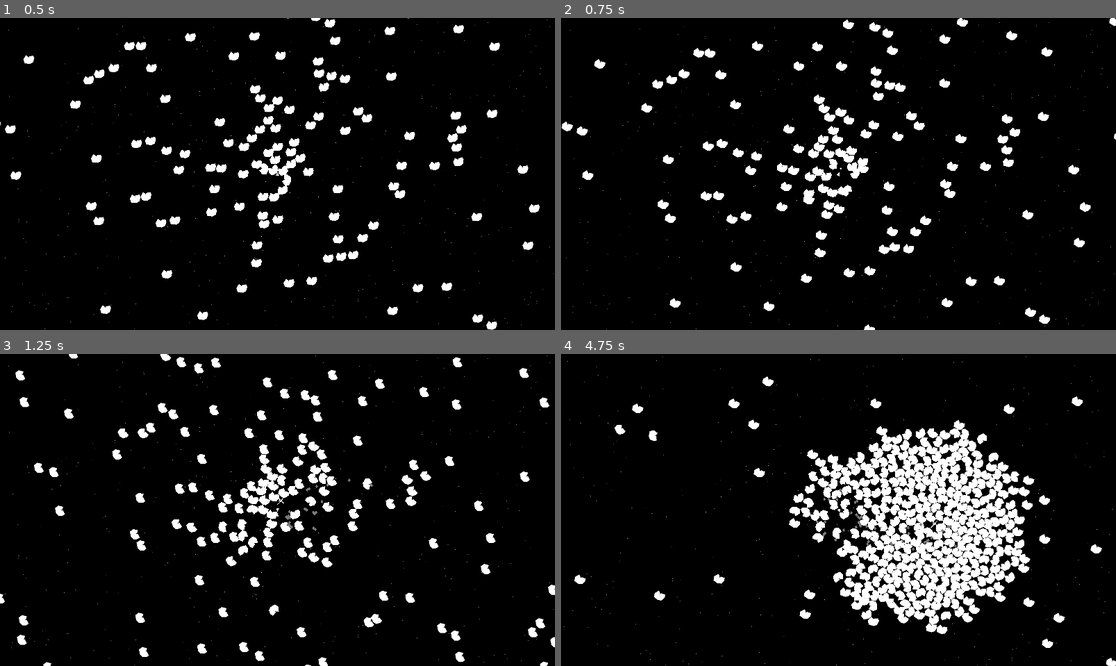
Above: before the commit, frames 1-4 (two rows, left to right).
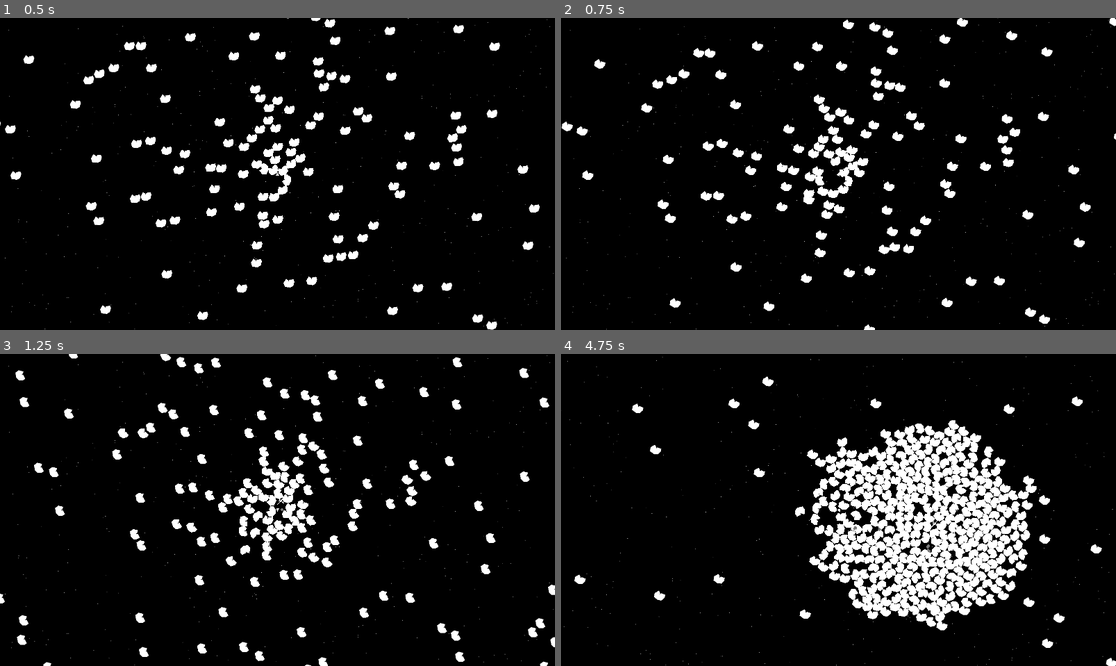
Above: after the commit, the same moments.

Repository: IQpierce/owl
Game: Godot game, scene res://scenes/big_wrapping_area.tscn
The game is run twice, just before and just after one commit, with the same random seed, the same clock (stepped at 60 frames per second) and the same inputs.
Inputs:
- Up to frame 1 (0.5 s): no input
- Up to frame 2 (0.75 s): hold Right (turn_right) from 0.53 s (still down); hold Space (shoot) from 0.53 s (still down)
- Up to frame 3 (1.25 s): keep holding Right (turn_right); keep holding Space (shoot)
- Up to frame 4 (4.75 s): release Right (turn_right) at 1.28 s; release Space (shoot) at 1.28 s; hold Left (turn_left) 1.28-2.03 s; tap Space (shoot) at 1.35, 2.85, 4.35 s; hold Right (turn_right) 2.03-2.78 s; hold Space (shoot) 2.03-2.78 s; hold Up (thrust) 2.78-3.53 s; hold Space (shoot) 3.53-4.28 s; hold Left (turn_left) from 3.53 s (still down)

Frame 1 is identical in both runs. In frame 2, 0.3% of the frame differs, in the area x 45-56%, y 40-58%; in frame 3, 2.1%; in frame 4, 11%, in the area x 9-86%, y 21-90%.

Commit message:
missing changes from last commit

Diff:
--- a/packedscenes/pickup.tscn
+++ b/packedscenes/pickup.tscn
@@ -11,6 +11,7 @@
 collision_mask = 18
 mass = 0.1
 lock_rotation = true
+freeze = true
 freeze_mode = 1
 linear_damp_mode = 1
 angular_damp_mode = 1
--- a/packedscenes/player.tscn
+++ b/packedscenes/player.tscn
@@ -22,7 +22,7 @@
 script = ExtResource("3_r8khv")
 shot_proto = ExtResource("3_0fbu5")
 shot_force = 1200.0
-cooldown_duration_secs = 0.028
+cooldown_duration_secs = 0.225
 inherit_velocity = NodePath("..")
 shot_parent = NodePath("..")
 
